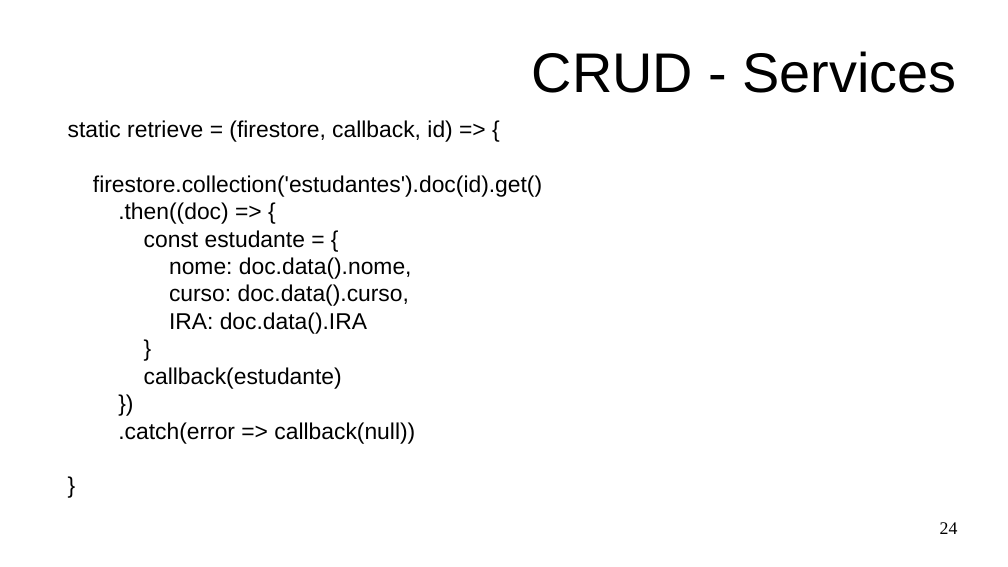
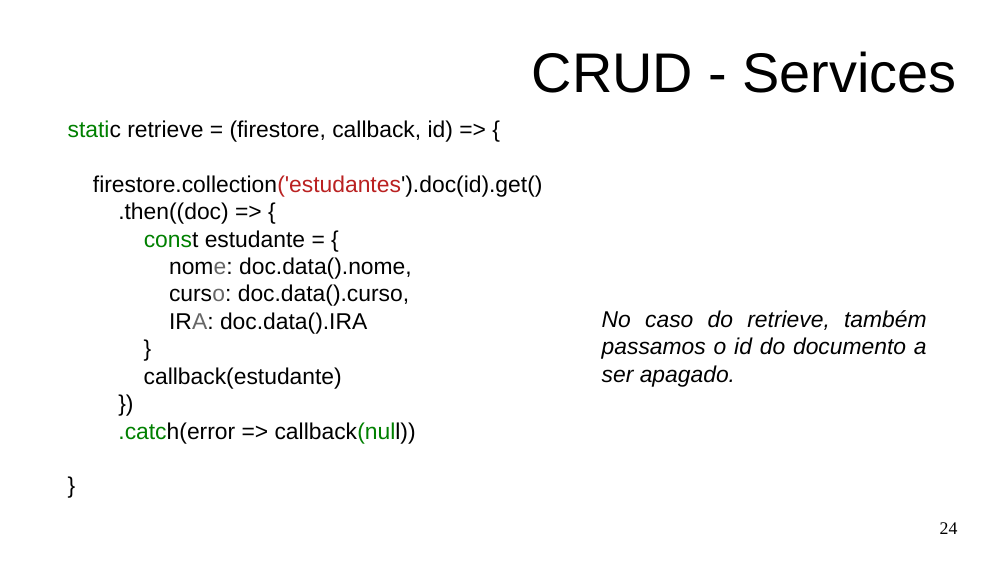
Before and after one commit to Marques-Dev/WEB_2020-1, a slide deck: slide 24 of SLIDES/aula07-crud-firebase.odp. Drawn at 1008x567 pixels with LibreOffice and Linux fonts; fonts in the diff are those of the drawing. Boxes give left, top, right and bottom in pixels: in the first picture for what was removed or moved away, otherwise in the second. Text is boxed around its words. In the diff, an @@ line names an element or a change of style, - is before the commit and + after.

Commit message:
slides crud tudo

```diff
--- a/SLIDES/aula07-crud-firebase.odp
+++ b/SLIDES/aula07-crud-firebase.odp
@@ text at bbox=[68, 120, 543, 444]: text colour #000000 to #008000 in "static", "const", ".catch(error callback(null))"; text colour #000000 to #BA2121 in "firestore.collection('estudantes').doc(id).get()"; text colour #000000 to #666666 in "nome:", "curso:", "IRA:" @@
@@ text added at bbox=[602, 310, 927, 387], 18 pt, text #000000, italic @@
+No caso do retrieve, também passamos o id do documento a ser apagado.
```
Also in this commit, not shown: 14 other slides changed, 10 slides added, 4 other files.
